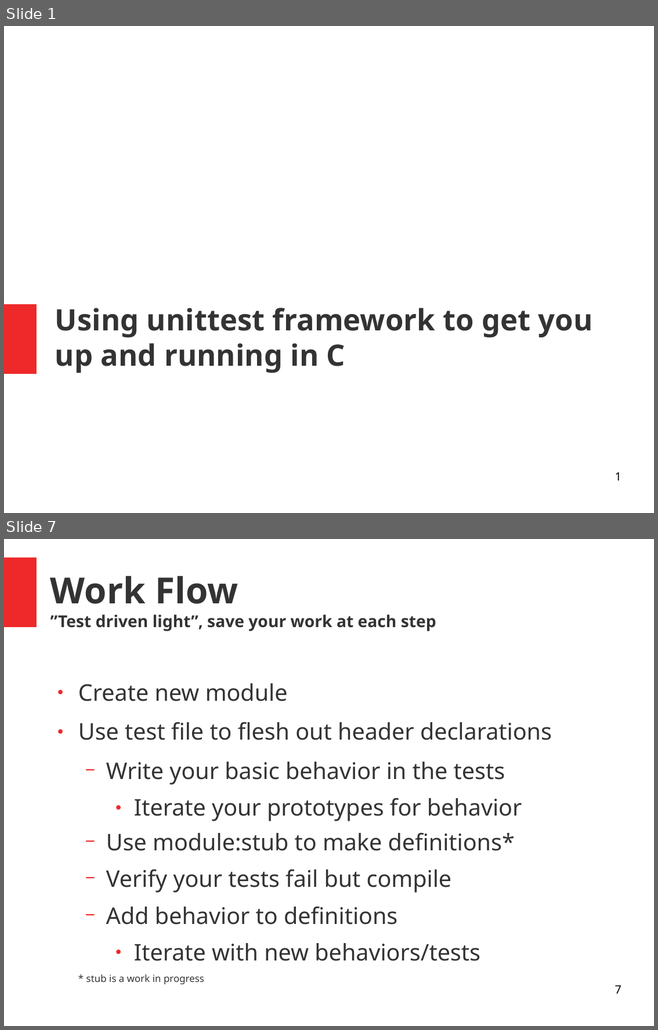
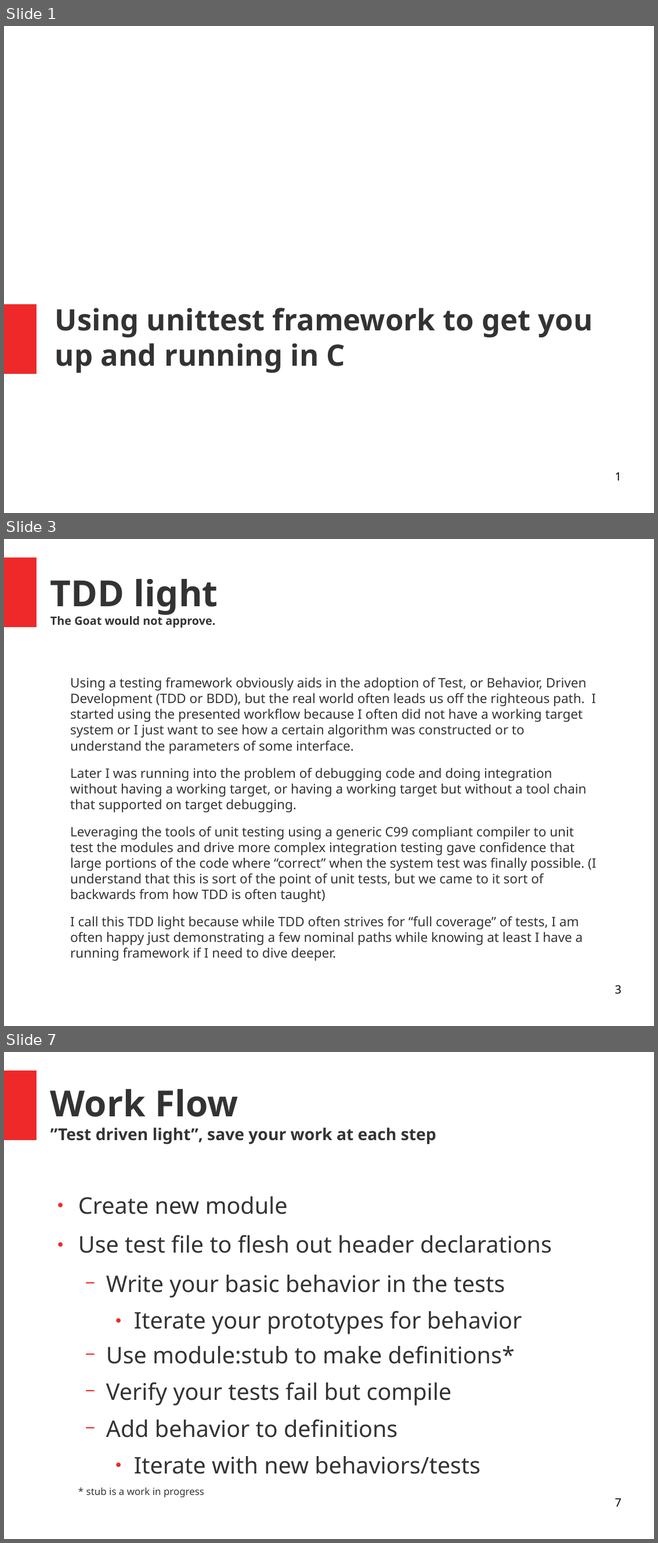
Before and after one commit to bd2357/ceedling_talk, a slide deck: ceedling_talk.odp. Shown one above the other, each under a label of ours: slides 1 and 7 before the commit, slides 1, 3 and 7 after it; the slides between them are not shown. The pictures are 658x1030 and 658x1543 pixels, drawn with LibreOffice and Linux fonts; fonts in the diff are those of the drawing. Boxes give left, top, right and bottom in pixels: in the first picture for what was removed or moved away, otherwise in the second. Text is boxed around its words. In the diff, an @@ line names an element or a change of style, - is before the commit and + after.

```diff
--- a/ceedling_talk.odp
+++ b/ceedling_talk.odp
@@ slide 3 added at <box>4,539,654,1026</box>, background #FFFFFF; not listed: 1 template element that a slide beside it also shows @@
@@ title added at <box>50,579,218,628</box>, 14 pt, text #333333, bold @@
+TDD light
+The Goat would not approve.
@@ text added at <box>70,677,596,961</box>, 16 pt, text #333333 @@
+Using a testing framework obviously aids in the adoption of Test, or Behavior, Driven Development (TDD or BDD), but the real world often leads us off the righteous path. I started using the presented workflow because I often did not have a working target system or I just want to see how a certain algorithm was constructed or to understand the parameters of some interface.
+Later I was running into the problem of debugging code and doing integration without having a working target, or having a working target but without a tool chain that supported on target debugging.
+Leveraging the tools of unit testing using a generic C99 compliant compiler to unit test the modules and drive more complex integration testing gave confidence that large portions of the code where “correct” when the system test was finally possible. (I understand that this is sort of the point of unit tests, but we came to it sort of backwards from how TDD is often taught)
+I call this TDD light because while TDD often strives for “full coverage” of tests, I am often happy just demonstrating a few nominal paths while knowing at least I have a running framework if I need to dive deeper.
@@ page number added at <box>615,985,621,994</box>, 14 pt, text #000000 @@
+3
```
Also in this commit, not shown: 4 slides changed, 5 other slides added, 2 slides removed, 6 other files.
